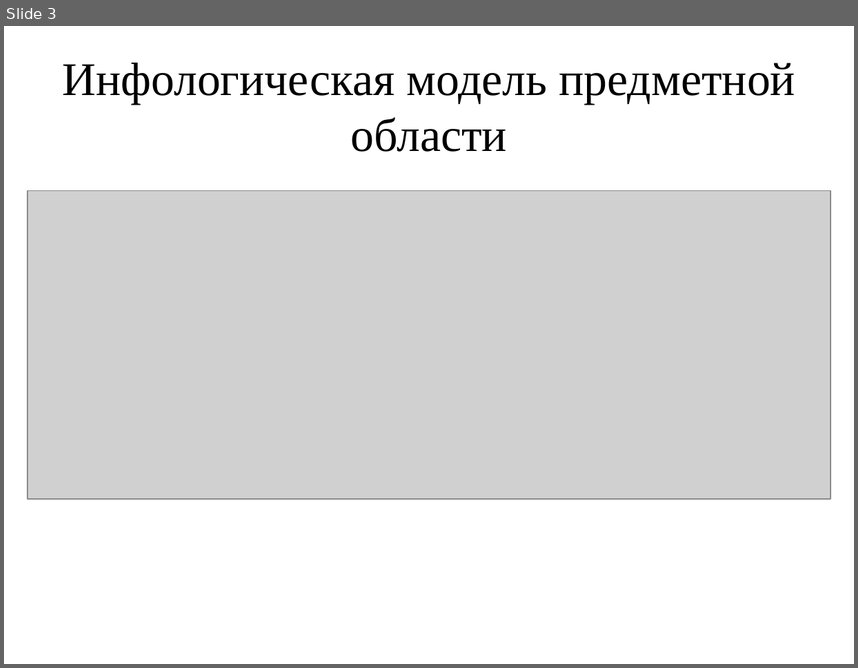
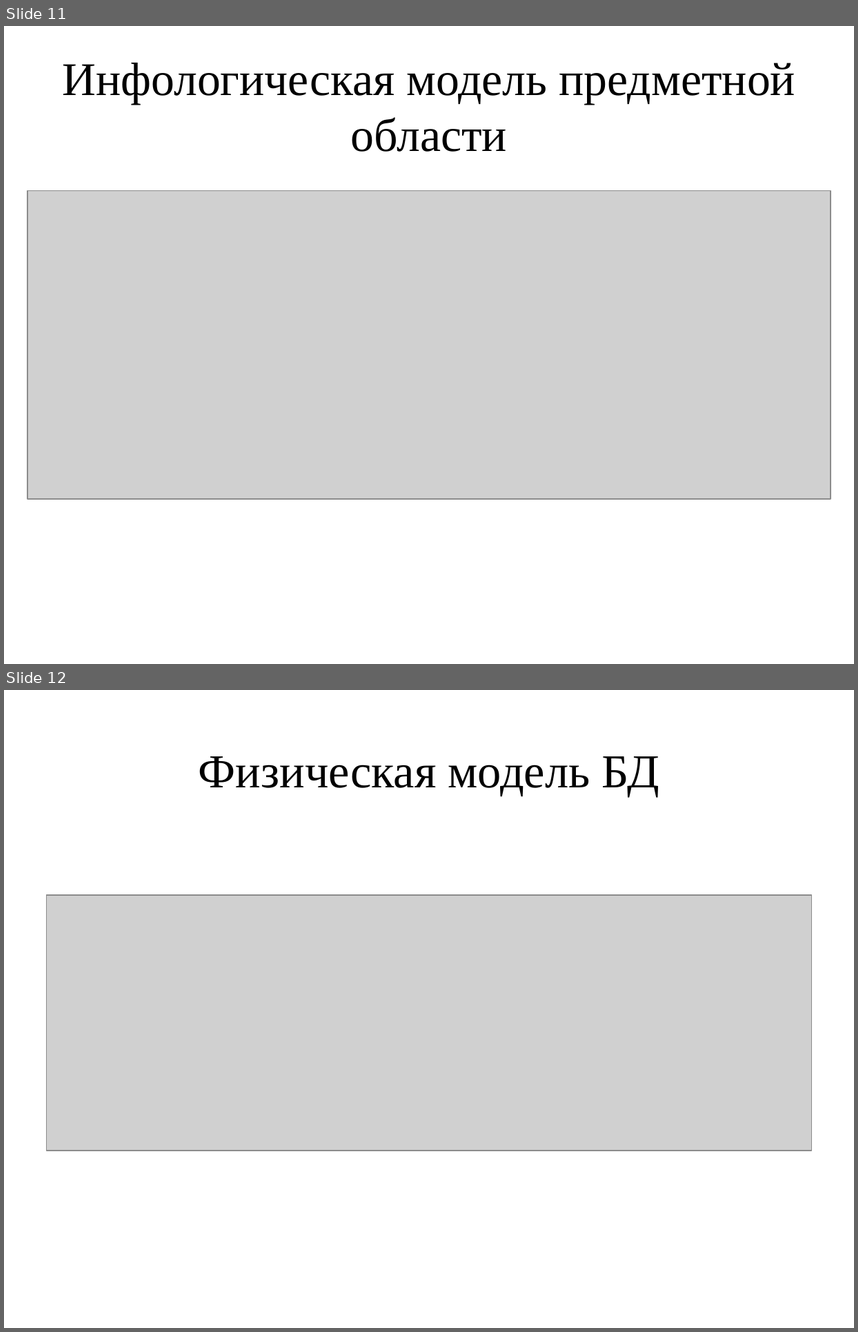
Before and after one commit to qwe86/dir, a slide deck: НИР_Бажаев.pptx. Shown one above the other, each under a label of ours: slide 3 before the commit, slides 11 and 12 after it. The pictures are 858x668 and 858x1332 pixels, drawn with LibreOffice and Linux fonts; fonts in the diff are those of the drawing; grey boxes stand for pictures. Boxes give left, top, right and bottom in pixels: in the first picture for what was removed or moved away, otherwise in the second. Text is boxed around its words. In the diff, an @@ line names an element or a change of style, - is before the commit and + after.

```diff
--- a/НИР_Бажаев.pptx
+++ b/НИР_Бажаев.pptx
@@ slide 12 added at bbox=[4, 690, 854, 1328], background #FFFFFF @@
@@ title added at bbox=[199, 756, 660, 796], 40 pt, text #000000 @@
+Физическая модель БД
@@ picture added at bbox=[47, 895, 811, 1150] @@
@@ what was slide 3 is now slide 11 @@
```
Also in this commit, not shown: 6 slides changed, 4 other slides added, 1 slide removed.
